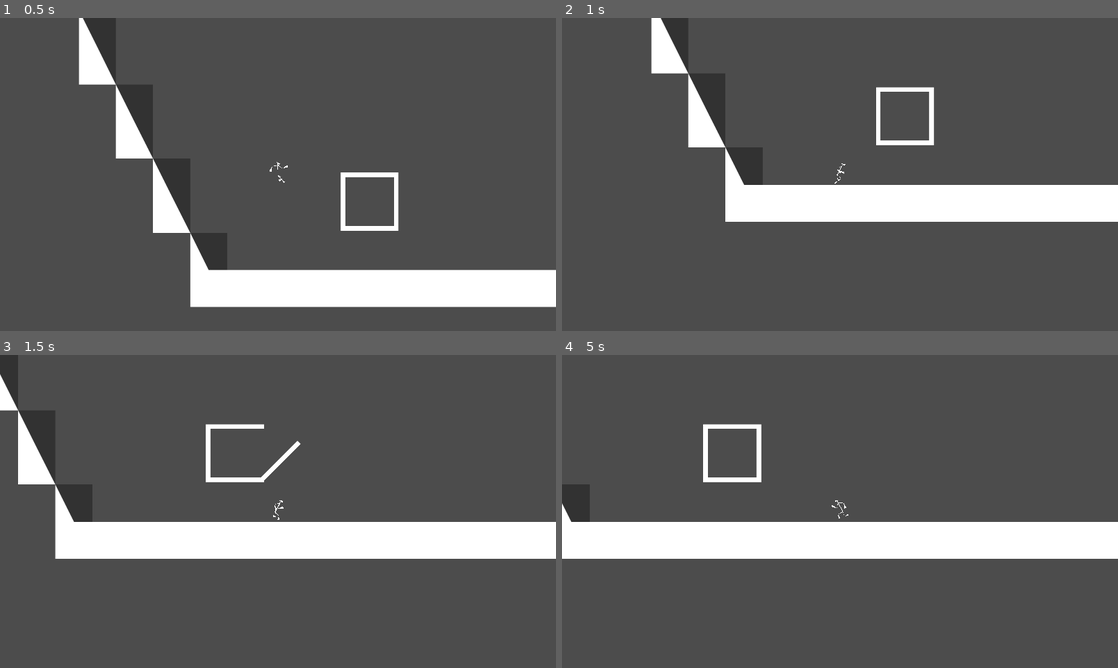
Above: before the commit, frames 1-4 (two rows, left to right).
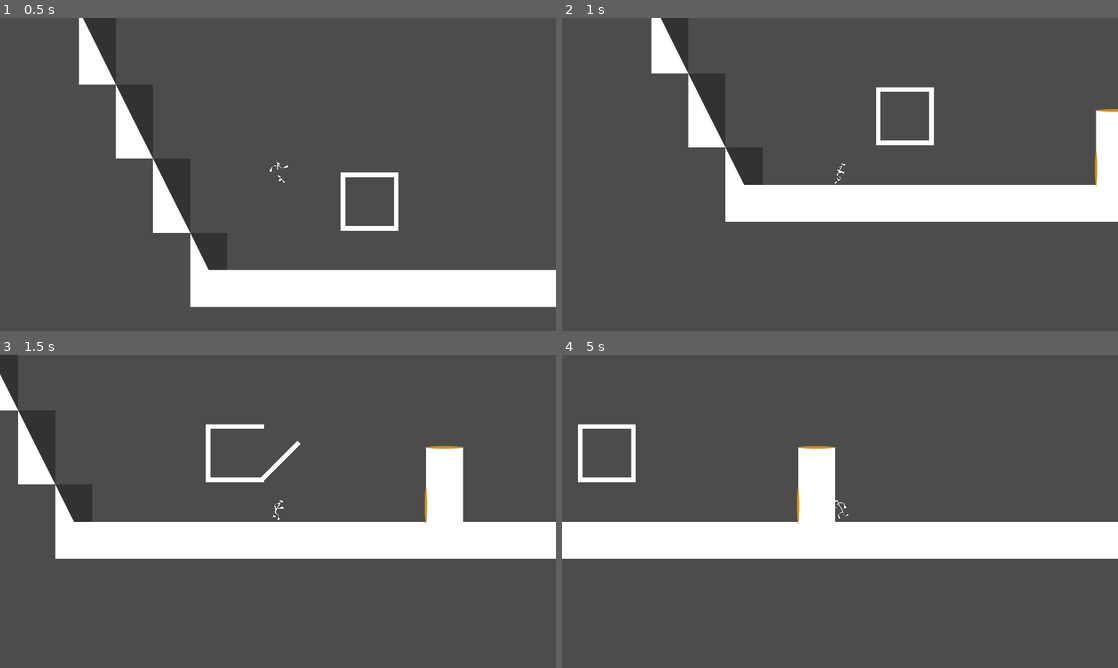
Above: after the commit, the same moments.

Repository: Luraktinus/EN_
Game: Godot game, scene res://Levels/9.tscn
Same seed, same stepped clock (60 frames per second), same inputs: the game is played once before the commit and once after it. This scene is started directly instead of the project's main scene.
Inputs:
- Up to frame 1 (0.5 s): no input
- Up to frame 2 (1 s): tap Enter at 0.5 s; hold Right (ui_right) from 0.53 s (still down)
- Up to frame 3 (1.5 s): release Right (ui_right) at 1.28 s; hold Left (ui_left) from 1.28 s (still down)
- Up to frame 4 (5 s): release Left (ui_left) at 2.03 s; hold Right (ui_right) 2.03-2.78 s; hold Up (ui_up) 2.78-3.53 s; hold Left (ui_left) from 3.53 s (still down)

Frame 1 is identical in both runs. In frame 2, 1.0% of the frame differs, in the area x 95-100%, y 29-55%; in frame 3, 1.7%; in frame 4, 3.4%, in the area x 0-50%, y 22-55%.

Commit message:
Portal experimental

Diff:
--- a/Enemies/HitBox.gd
+++ b/Enemies/HitBox.gd
@@ -1,7 +1,7 @@
 extends Area2D
 
 onready var root = str(get_tree().get_current_scene().name)
-onready var player = get_node("/root/" + root + "/Player")
+onready var player = get_tree().get_nodes_in_group("Player")[0]
 
 func _ready():
 	print(player)
--- /dev/null
+++ b/Entitys/Elevator.gd
@@ -0,0 +1,5 @@
+extends Node2D
+
+
+func _process(delta):
+	print(velo)
--- a/Entitys/Goal.gd
+++ b/Entitys/Goal.gd
@@ -3,7 +3,7 @@
 onready var scene = "res://Levels/" + str(int(get_tree().get_current_scene().name) + 1) + ".tscn"
 
 onready var root = str(get_tree().get_current_scene().name)
-onready var player = $"../Player"
+onready var player = get_tree().get_nodes_in_group("Player")[0]
 
 
 
--- a/Entitys/Player.gd
+++ b/Entitys/Player.gd
@@ -22,7 +22,7 @@
 
 var lenvelocity = 0
 var alive = true
-var movement_acceleration = get_floor_velocity()
+var movement_acceleration = Vector2()
 var jump_acceleration = Vector2()
 var velocity = Vector2()
 var jumped_last_frame = false
@@ -44,11 +44,7 @@
 	wallslide()
 	walljump()
 
-
-
 	lenvelocity = velocity.length()
-
-
 
 	velocity.y += GRAVITY * delta
 	velocity += movement_acceleration * delta
@@ -160,15 +156,6 @@
 		jumped_last_frame = false
 
 
-
-#func _draw():
-#	if lenvelocity > 1500:
-#		draw_circle( Vector2(0,0), 50, Color(1,0,0,0.5) )
-#
-#		pass
-
-
-#--- ESC exits
 func _input(event):
 	if event is InputEventKey and event.is_pressed():
 		if event.get_scancode() == KEY_ESCAPE:
@@ -177,6 +164,7 @@
 
 func _on_DeathTimer_timeout():
 	get_tree().change_scene(scene)
+
 
 func death():
 	if alive:
--- a/Entitys/Player.tscn
+++ b/Entitys/Player.tscn
@@ -2646,7 +2646,7 @@
 z_index = 4
 input_pickable = false
 collision_layer = 2
-collision_mask = 537
+collision_mask = 601
 collision/safe_margin = 0.08
 motion/sync_to_physics = false
 script = ExtResource( 1 )
--- /dev/null
+++ b/Entitys/Portal.tscn
@@ -0,0 +1,52 @@
+[gd_scene load_steps=4 format=2]
+
+[ext_resource path="res://light.png" type="Texture" id=1]
+[ext_resource path="res://Entitys/PortalTouch.gd" type="Script" id=2]
+
+[sub_resource type="RectangleShape2D" id=2]
+
+custom_solver_bias = 0.0
+extents = Vector2( 5600, 400 )
+
+[node name="Portal" type="Node2D"]
+__meta__ = {
+"_edit_horizontal_guides_": [ -64.0, 64.0 ]
+}
+
+[node name="Sprite" type="Sprite" parent="."]
+self_modulate = Color( 0.831373, 0.568627, 0.0666667, 1 )
+scale = Vector2( 0.01, 0.14 )
+texture = ExtResource( 1 )
+
+[node name="StaticBody2D" type="StaticBody2D" parent="."]
+scale = Vector2( 1, 1 )
+input_pickable = false
+collision_layer = 128
+collision_mask = 0
+constant_linear_velocity = Vector2( 0, 0 )
+constant_angular_velocity = 0.0
+
+[node name="CollisionPolygon2D" type="CollisionPolygon2D" parent="StaticBody2D"]
+build_mode = 0
+polygon = PoolVector2Array( 0, -64, -104, -64, -104, 64, 0, 64, 0, 48, -88, 48, -88, -48, 0, -48 )
+
+[node name="PortalTouch" type="Area2D" parent="."]
+position = Vector2( 8, 8 )
+scale = Vector2( 0.01, 0.12 )
+input_pickable = true
+gravity_vec = Vector2( 0, 1 )
+gravity = 98.0
+linear_damp = 0.1
+angular_damp = 1.0
+collision_layer = 64
+collision_mask = 0
+audio_bus_override = false
+audio_bus_name = "Master"
+script = ExtResource( 2 )
+
+[node name="CollisionShape2D" type="CollisionShape2D" parent="PortalTouch"]
+position = Vector2( -800, -66.6667 )
+shape = SubResource( 2 )
+
+[connection signal="body_entered" from="PortalTouch" to="PortalTouch" method="_on_PortalTouch_body_entered"]
+[connection signal="body_exited" from="PortalTouch" to="PortalTouch" method="_on_PortalTouch_body_exited"]
--- /dev/null
+++ b/Entitys/PortalTouch.gd
@@ -0,0 +1,17 @@
+extends Area2D
+
+
+
+
+func _on_PortalTouch_body_entered(body):
+	body.set_collision_mask_bit(7, true)
+	body.set_collision_mask_bit(0, false)
+	body.set_collision_mask_bit(4, false)
+	pass
+
+
+func _on_PortalTouch_body_exited(body):
+	body.set_collision_mask_bit(7, false)
+	body.set_collision_mask_bit(0, true)
+	body.set_collision_mask_bit(4, true)
+	pass
--- a/Levels/9.tscn
+++ b/Levels/9.tscn
@@ -1,11 +1,13 @@
-[gd_scene load_steps=8 format=2]
+[gd_scene load_steps=10 format=2]
 
-[ext_resource path="res://TileSetSimpleNav_3.0.tres" type="TileSet" id=1]
-[ext_resource path="res://Entitys/Player.tscn" type="PackedScene" id=2]
-[ext_resource path="res://Entitys/platform.tscn" type="PackedScene" id=3]
-[ext_resource path="res://Enemies/GroundEnemy.tscn" type="PackedScene" id=4]
-[ext_resource path="res://Entitys/Goal.tscn" type="PackedScene" id=5]
-[ext_resource path="res://Levels/TweenElevator.gd" type="Script" id=6]
+[ext_resource path="res://Entitys/Player.tscn" type="PackedScene" id=1]
+[ext_resource path="res://TileSetSimpleNav_3.0.tres" type="TileSet" id=2]
+[ext_resource path="res://Levels/TileMap.gd" type="Script" id=3]
+[ext_resource path="res://Entitys/platform.tscn" type="PackedScene" id=4]
+[ext_resource path="res://Enemies/GroundEnemy.tscn" type="PackedScene" id=5]
+[ext_resource path="res://Entitys/Goal.tscn" type="PackedScene" id=6]
+[ext_resource path="res://Entitys/TweenElevator.gd" type="Script" id=7]
+[ext_resource path="res://Entitys/Portal.tscn" type="PackedScene" id=8]
 
 [sub_resource type="GDScript" id=1]
 
@@ -15,12 +17,12 @@
 
 var rotation = 90
 onready var pos = pf.position
-var pos_change = Vector2(800,0)
+var pos_change = Vector2(800,-200)
 
 func _ready():
 	set_active(true)
-	interpolate_property(pf, \"rotation\", 0, 2*PI, 4, Tween.TRANS_LINEAR, Tween.EASE_IN, 1)
-	interpolate_property(pf, \"rotation\", 2*PI, 0, 4, Tween.TRANS_LINEAR, Tween.EASE_IN, 6)
+#	interpolate_property(pf, \"rotation\", 0, 2*PI, 4, Tween.TRANS_LINEAR, Tween.EASE_IN, 1)
+#	interpolate_property(pf, \"rotation\", 2*PI, 0, 4, Tween.TRANS_LINEAR, Tween.EASE_IN, 6)
 	interpolate_property(pf, \"position\", pos, pos + pos_change, 4, Tween.TRANS_LINEAR, Tween.EASE_IN, 1)
 	interpolate_property(pf, \"position\", pos + pos_change, pos, 4, Tween.TRANS_LINEAR,Tween.EASE_IN, 6)
 	start()
@@ -35,9 +37,13 @@
 "_edit_vertical_guides_": [ 1336.0 ]
 }
 
+[node name="Player" parent="." instance=ExtResource( 1 )]
+position = Vector2( 943.653, 4212.74 )
+
 [node name="TileMap" type="TileMap" parent="."]
+editor/display_folded = true
 mode = 0
-tile_set = ExtResource( 1 )
+tile_set = ExtResource( 2 )
 cell_size = Vector2( 128, 128 )
 cell_quadrant_size = 16
 cell_custom_transform = Transform2D( 1, 0, 0, 1, 0, 0 )
@@ -49,15 +55,17 @@
 collision_friction = 1.0
 collision_bounce = 0.0
 collision_layer = 1
-collision_mask = 1
+collision_mask = 0
 occluder_light_mask = 1
 format = 1
-tile_data = PoolIntArray( 1114107, 3, 0, 1179643, 11, 0, 124 …(424 unchanged characters)…  0, 2228398, 0, 0, 2293764, 11, 0, 2293792, 31, 0, 2293934, 0, 0, 2359301, 3, 0, 2359328, 31, 0, 2359470, 0, 0, 2424 …(2546 unchanged characters)…
+tile_data = PoolIntArray( 1114107, 3, 0, 1179643, 11, 0, 124 …(424 unchanged characters)…  0, 2228398, 0, 0, 2293764, 11, 0, 2293775, 0, 0, 2293792, 31, 0, 2293934, 0, 0, 2359301, 3, 0, 2359311, 0, 0, 2359328, 31, 0, 2359470, 0, 0, 2424 …(2546 unchanged characters)…
+script = ExtResource( 3 )
 
 [node name="NoGrip" type="TileMap" parent="TileMap"]
 modulate = Color( 0.647059, 0.647059, 0.647059, 1 )
+z_index = 13
 mode = 0
-tile_set = ExtResource( 1 )
+tile_set = ExtResource( 2 )
 cell_size = Vector2( 64, 64 )
 cell_quadrant_size = 16
 cell_custom_transform = Transform2D( 1, 0, 0, 1, 0, 0 )
@@ -74,12 +82,10 @@
 format = 1
 tile_data = PoolIntArray( 4325432, 31, 0, 4390968, 31, 0, 4456504, 31, 0, 4522040, 31, 0, 4587576, 31, 0, 4653112, 31, 0, 4718648, 31, 0 )
 
-[node name="Player" parent="." instance=ExtResource( 2 )]
-position = Vector2( 943.653, 4212.74 )
+[node name="Platforms" type="Node2D" parent="."]
+editor/display_folded = true
 
-[node name="Platforms" type="Node2D" parent="."]
-
-[node name="Block5" parent="Platforms" instance=ExtResource( 3 )]
+[node name="Block5" parent="Platforms" instance=ExtResource( 4 )]
 position = Vector2( 2743.96, 4578.72 )
 
 [node name="Tween" type="Tween" parent="Platforms/Block5"]
@@ -91,13 +97,14 @@
 playback/speed = 1.0
 script = SubResource( 1 )
 
-[node name="GroundEnemy" parent="." instance=ExtResource( 4 )]
+[node name="GroundEnemy" parent="." instance=ExtResource( 5 )]
 position = Vector2( 5688, 4616 )
 
-[node name="Goal" parent="." instance=ExtResource( 5 )]
+[node name="Goal" parent="." instance=ExtResource( 6 )]
 position = Vector2( 22172.5, 4662.94 )
 
 [node name="Elevator" type="Node2D" parent="."]
+editor/display_folded = true
 position = Vector2( 1264, 4496 )
 
 [node name="Tween" type="Tween" parent="Elevator"]
@@ -107,7 +114,7 @@
 playback/active = false
 playback/repeat = false
 playback/speed = 1.0
-script = ExtResource( 6 )
+script = ExtResource( 7 )
 
 [node name="KinematicBody2D" type="KinematicBody2D" parent="Elevator"]
 position = Vector2( -32, 24 )
@@ -171,4 +178,12 @@
 invert_border = 100.0
 bones = [  ]
 
+[node name="Portal" parent="." instance=ExtResource( 8 )]
+position = Vector2( 1984, 4480 )
+rotation = -1.5708
+
+[node name="Portal2" parent="." instance=ExtResource( 8 )]
+position = Vector2( 1920, 4680 )
+rotation = 3.14159
+
 [connection signal="tween_completed" from="Platforms/Block5/Tween" to="Platforms/Block5/Tween" method="_on_Tween_tween_completed"]
--- /dev/null
+++ b/Levels/TileMap.gd
@@ -0,0 +1,13 @@
+extends TileMap
+
+# Declare member variables here. Examples:
+# var a = 2
+# var b = "text"
+
+# Called when the node enters the scene tree for the first time.
+func _ready():
+	pass # Replace with function body.
+
+# Called every frame. 'delta' is the elapsed time since the previous frame.
+#func _process(delta):
+#	pass
--- a/Menu/LevelMenu.tscn
+++ b/Menu/LevelMenu.tscn
@@ -23,7 +23,7 @@
 	scn.pause_mode = PAUSE_MODE_STOP
 #	get_tree().get_nodes_in_group(\"Preview\")[0].current = true
 	add_child(scn)
-	scn.get_node(\"Player/Camera2D\").current = true
+	get_tree().get_nodes_in_group(\"Player\")[0].get_node(\"Camera2D\").current = true
 #	scn.get_node(\"Camera2D\").make_current()
 	"
 
--- a/project.godot
+++ b/project.godot
@@ -84,6 +84,8 @@
 2d_physics/layer_3="Enemy"
 2d_physics/layer_4="Mine"
 2d_physics/layer_5="WallNogrip"
+2d_physics/layer_7="Always Active"
+2d_physics/layer_8="Portal"
 2d_physics/layer_10="Goal"
 
 [rendering]
Renamed: Levels/TweenElevator.gd -> Entitys/TweenElevator.gd
